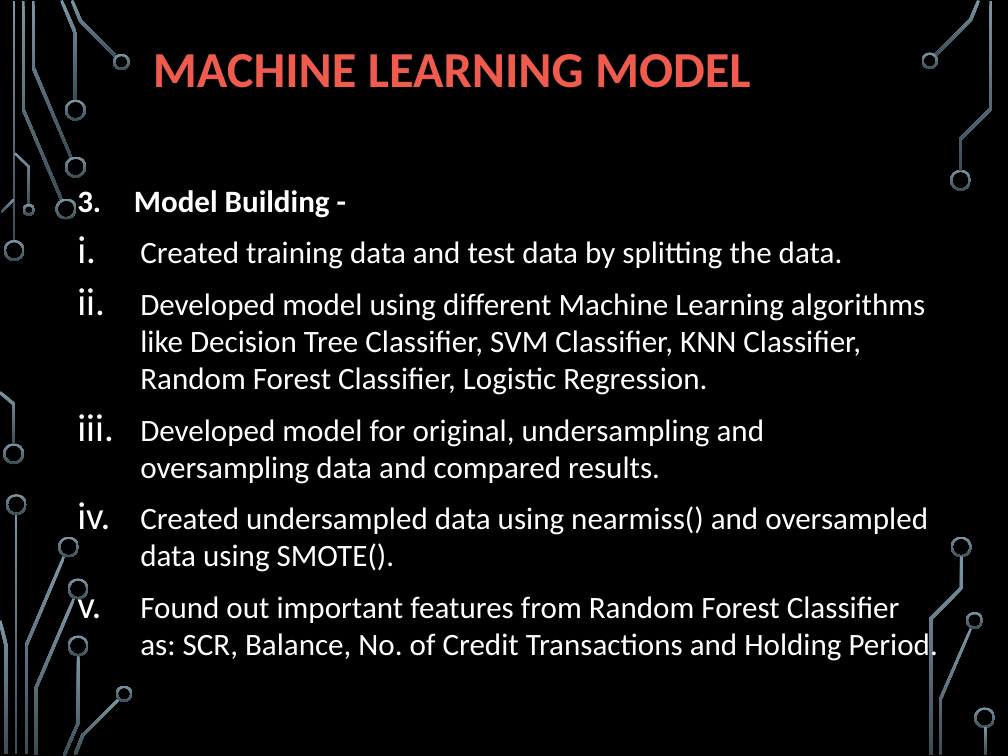
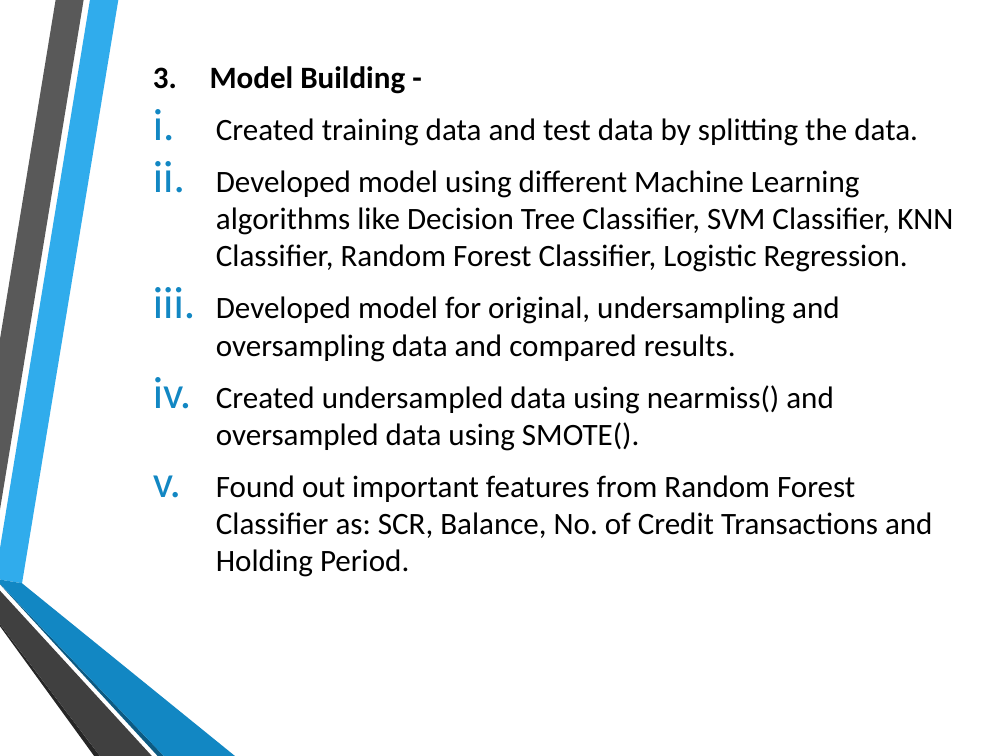
Before and after one commit to kalyanparimi/IIM-Captstone-Bank-Loan-Prediction-using-ML, a slide deck: slide 10 of Group4 Project on Banking.pptx. Drawn at 1008x756 pixels with LibreOffice and Linux fonts; fonts in the diff are those of the drawing; background and template pictures are left out. Boxes give left, top, right and bottom in pixels: in the first picture for what was removed or moved away, otherwise in the second. Text is boxed around its words. In the diff, an @@ line names an element or a change of style, - is before the commit and + after.

```diff
--- a/Group4 Project on Banking.pptx
+++ b/Group4 Project on Banking.pptx
@@ title removed at box(153, 54, 751, 88) @@
-MACHINE LEARNING MODEL
@@ text "3. Model Building -": place and size @@
-text "3. Model Building -" at box(77, 190, 938, 663)
+text "3. Model Building -" at box(153, 66, 953, 577)
@@ text "3. Model Building -" at box(153, 66, 953, 577): text colour #FFFFFF to #000000; vertical alignment top to middle @@
@@ freeform shape: place and size @@
-freeform shape at box(24, 555, 65, 754)
+freeform shape at box(0, 584, 164, 756)
@@ freeform shape at box(0, 584, 164, 756): fill gradient #7C96A3 to #3B4C54 to #0C5A82 @@
@@ group added at box(0, 0, 235, 756): 4 freeform shapes @@
@@ freeform shape: place and size @@
-freeform shape at box(34, 598, 76, 755)
+freeform shape at box(0, 624, 100, 756)
@@ freeform shape at box(0, 624, 100, 756): fill gradient #7C96A3 to #3B4C54 to #262626 @@
@@ group removed at box(0, 0, 995, 756): 31 freeform shapes, 3 rectangles @@
```
Also in this commit, not shown: 9 other slides changed, 5 slides added, 7 slides removed, 5 other files.
